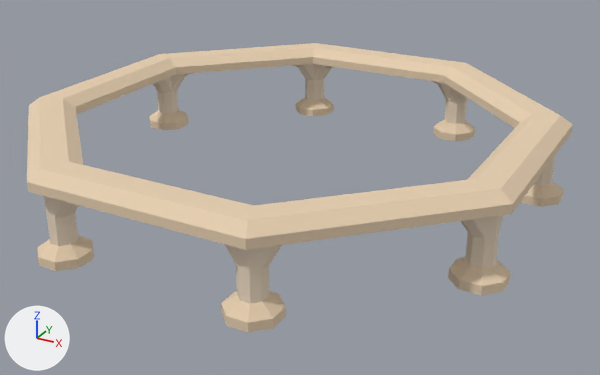
Two versions of the glTF model public/LibraryMainRailing.glb, one commit apart.
Rendered twice from a 50 mm lens placed at (1.69, -3.0, 1.65), pointed at (0.07, -0.05, 0.17). Lighting does not change. The marker at lower left points along +X, +Y and +Z. The older version comes first. Where no turn or scale is listed for an object, it has been applied to the vertices. Vertices at exactly the same position are counted once.
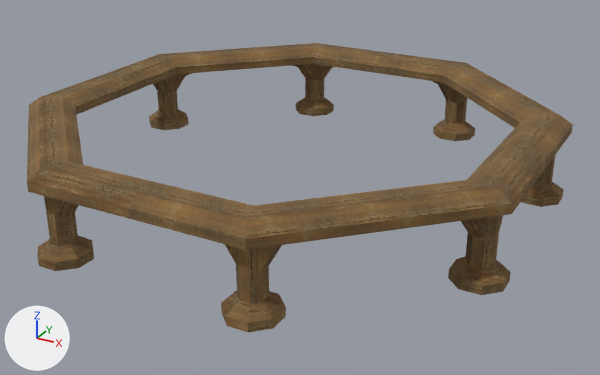
Where the newer file only moved an object's origin or applied its transform, the numbers keep the older frame.

What differs and where, as boxes (x1, y1, x2, y2) in the pictures (600 x 375 px):
part 1 of me_object1_037, recoloured (beige to brown)
    both: (27, 74, 155, 271)
part 2 of me_object1_037, recoloured (beige to brown)
    both: (44, 196, 79, 246)
part 3 of me_object1_036, recoloured (beige to brown)
    both: (128, 144, 546, 332)
part 4 of me_object1_036, recoloured
    both: (225, 215, 503, 304)
part 5 of me_object1_129, recoloured (beige to brown)
    both: (106, 43, 388, 130)
part 6 of me_object1_129, recoloured (beige to brown)
    both: (153, 64, 333, 114)
part 7 of me_object1_030, recoloured (beige to brown)
    both: (376, 53, 573, 207)
part 8 of me_object1_030, recoloured
    both: (433, 81, 555, 186)

Edits to the bpy script that builds the scene:
```text
Add img_oldwood:
    img_oldwood = load_image('oldwood', '_unpacked/oldwood', 256, 256, 'sRGB')
Add mat_oldwood_003:
    mat_oldwood_003 = principled_material('oldwood.003')
    mat_oldwood_003.texture = img_oldwood
    mat_oldwood_003.roughness = 1.0
Add mat_oldwood_002:
    mat_oldwood_002 = principled_material('oldwood.002')
    mat_oldwood_002.texture = img_oldwood
    mat_oldwood_002.roughness = 1.0
Add mat_oldwood_001:
    mat_oldwood_001 = principled_material('oldwood.001')
    mat_oldwood_001.texture = img_oldwood
    mat_oldwood_001.roughness = 1.0
Add mat_oldwood:
    mat_oldwood = principled_material('oldwood')
    mat_oldwood.texture = img_oldwood
    mat_oldwood.roughness = 1.0
Change me_object1_030:
    where me_object1_030.from_pydata(...)  # 204 vertices, 396 faces; spans x -0.5..0.6, y -0.5..0.6, z 0.0..0.375
    used by ob_object1_001; location = (0.5, 0.5, 0.15)
    me_object1_030 part 7: all 204 faces that had it switch from mat_sandstone_5_008 (beige #e7cfb1) to mat_oldwood_003 (picture img_oldwood)
    me_object1_030 part 8: all 192 faces that had it switch from mat_sandstone_4_002 (beige #ecdac3) to mat_oldwood_003 (picture img_oldwood)
Change me_object1_036:
    where me_object1_036.from_pydata(...)  # 204 vertices, 396 faces; spans x -0.5..0.6, y -0.6..0.5, z 0.0..0.375
    used by ob_object1_015; location = (0.5, -0.5, 0.15)
    me_object1_036 part 3: all 204 faces that had it switch from mat_sandstone_5_016 (beige #e7cfb1) to mat_oldwood_001 (picture img_oldwood)
    me_object1_036 part 4: all 192 faces that had it switch from mat_sandstone_4_005 (beige #ecdac3) to mat_oldwood_001 (picture img_oldwood)
Change me_object1_037:
    where me_object1_037.from_pydata(...)  # 204 vertices, 396 faces; spans x -0.6..0.5, y -0.6..0.5, z 0.0..0.375
    used by ob_object1_016; location = (-0.5, -0.5, 0.15)
    me_object1_037 part 1: all 204 faces that had it switch from mat_sandstone_5_017 (beige #e7cfb1) to mat_oldwood (picture img_oldwood)
    me_object1_037 part 2: all 192 faces that had it switch from mat_sandstone_4_006 (beige #ecdac3) to mat_oldwood (picture img_oldwood)
Change me_object1_129:
    where me_object1_129.from_pydata(...)  # 204 vertices, 396 faces; spans x -0.6..0.5, y -0.5..0.6, z 0.0..0.375
    used by ob_object1_014; location = (-0.5, 0.5, 0.15)
    me_object1_129 part 5: all 204 faces that had it switch from mat_sandstone_5_003 (beige #e7cfb1) to mat_oldwood_002 (picture img_oldwood)
    me_object1_129 part 6: all 192 faces that had it switch from mat_sandstone_4_001 (beige #ecdac3) to mat_oldwood_002 (picture img_oldwood)
```
